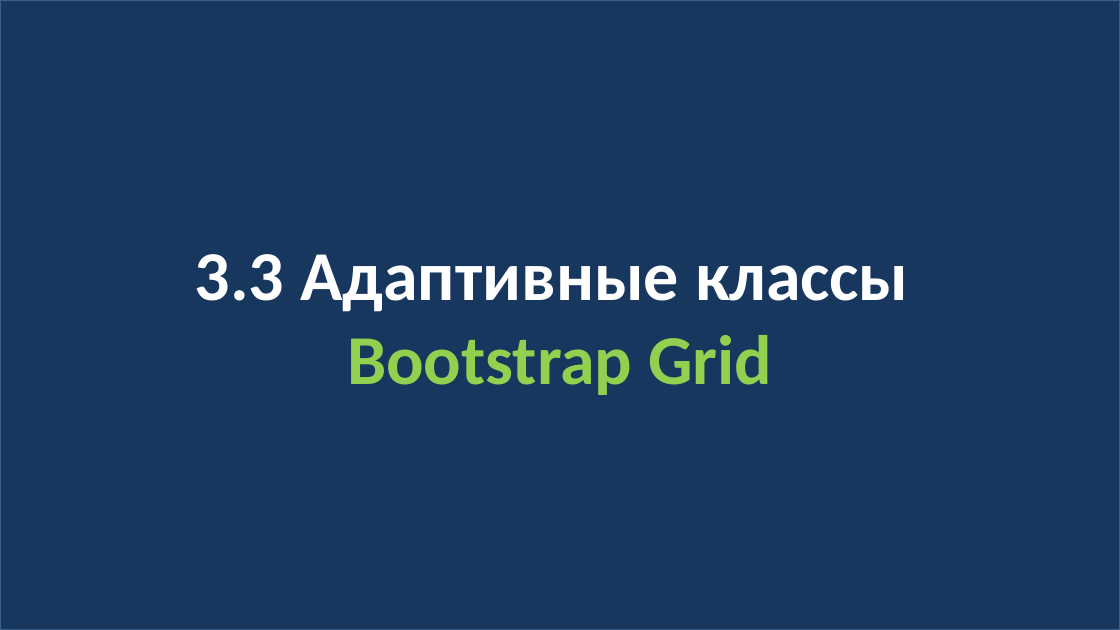
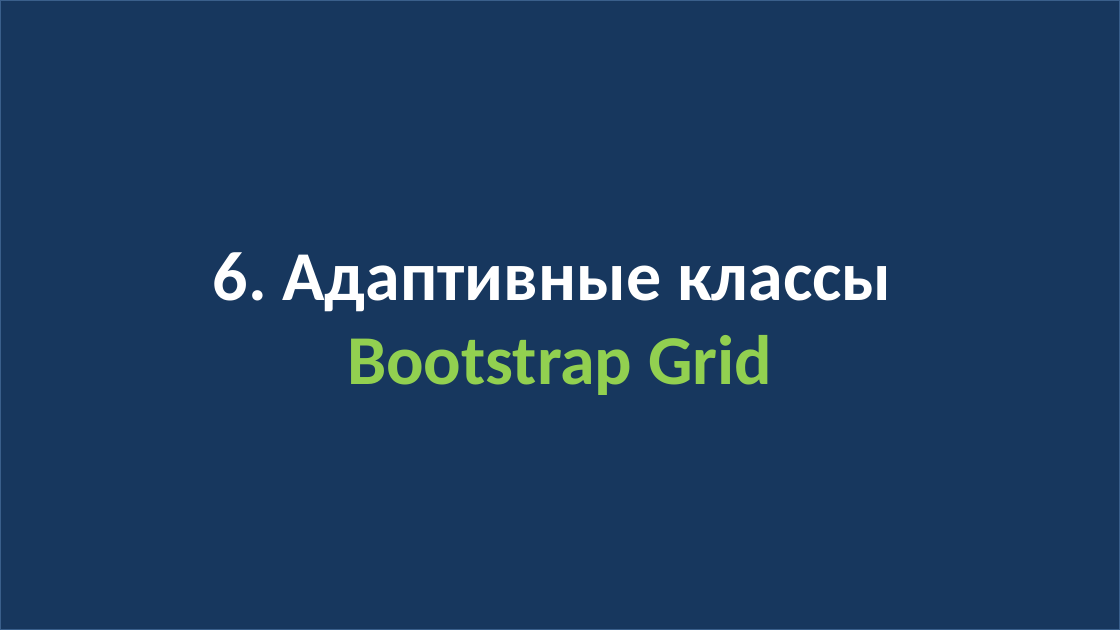
Before and after one commit to web40-ortdnipro/lesson16, a slide deck: slide 14 of lesson16.pptx (slide 16 before the commit). Drawn at 1120x630 pixels with LibreOffice and Linux fonts; fonts in the diff are those of the drawing. Boxes give left, top, right and bottom in pixels: in the first picture for what was removed or moved away, otherwise in the second. Text is boxed around its words. In the diff, an @@ line names an element or a change of style, - is before the commit and + after.

```diff
--- a/lesson16.pptx
+++ b/lesson16.pptx
@@ text in rectangle at (213,252,891,395): text changed @@
-3.3 Адаптивные классы
-Bootstrap Grid
+6. Адаптивные классы
+Bootstrap Grid
```
Also in this commit, not shown: 5 other slides changed, 4 slides removed, 1 other file.
